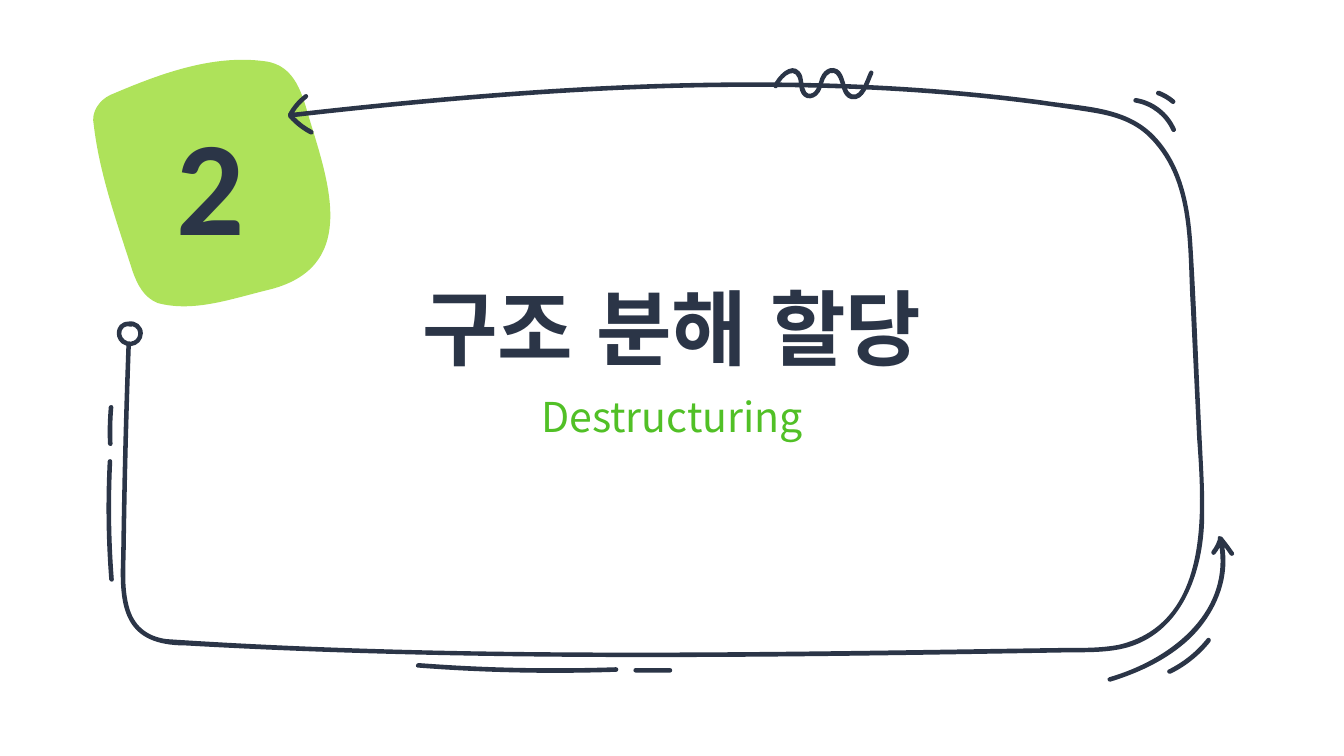
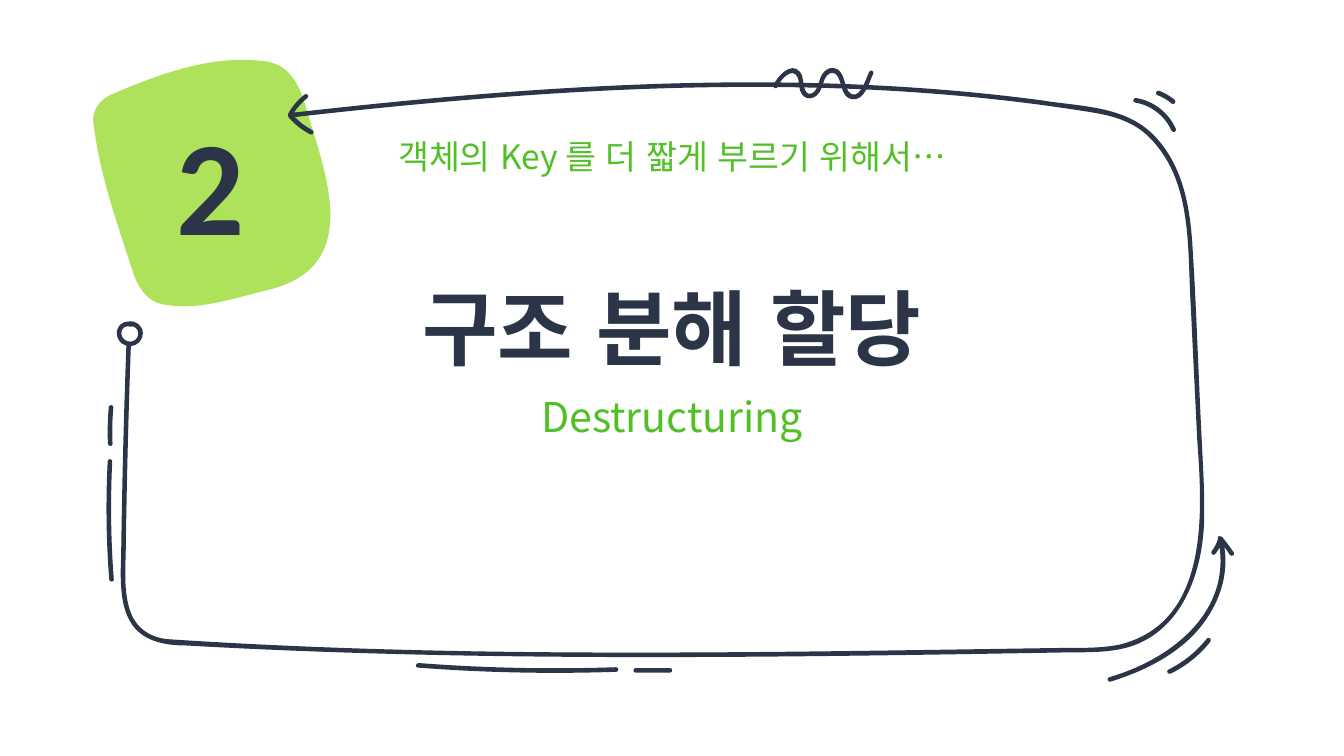
Before and after one commit to unchaptered/Sailing99, a slide deck: slide 16 of 006_tech_pr/object-literal and destructuring.pptx (slide 15 before the commit). Drawn at 1344x756 pixels with LibreOffice and Linux fonts; fonts in the diff are those of the drawing. Boxes give left, top, right and bottom in pixels: in the first picture for what was removed or moved away, otherwise in the second. Text is boxed around its words. In the diff, an @@ line names an element or a change of style, - is before the commit and + after.

```diff
--- a/006_tech_pr/object-literal and destructuring.pptx
+++ b/006_tech_pr/object-literal and destructuring.pptx
@@ text added at (x1=398, y1=141, x2=946, y2=177), 18 pt, text #51C026 @@
+객체의 Key 를 더 짧게 부르기 위해서…
```
Also in this commit, not shown: 11 other slides changed, 2 slides added, 1 other file.
